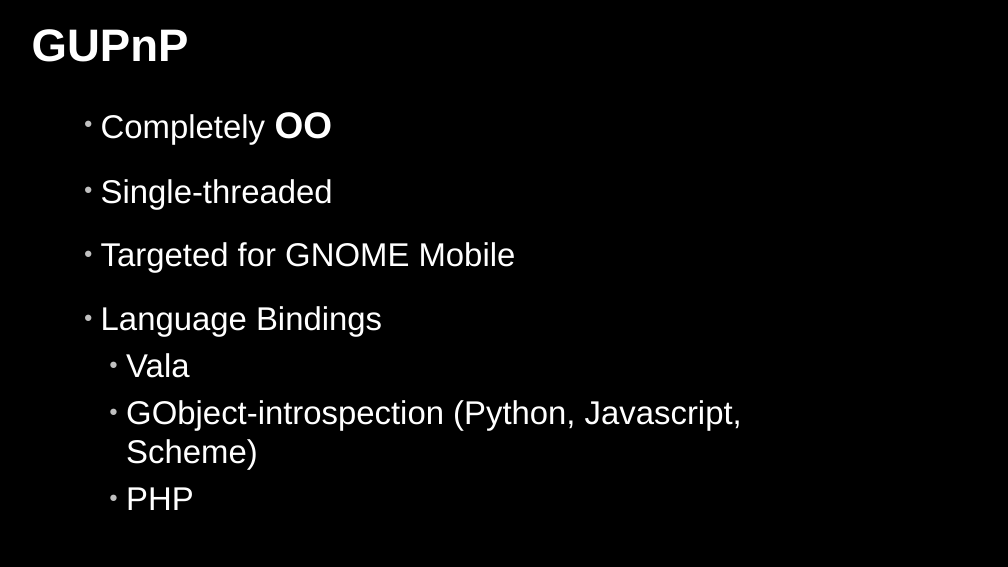
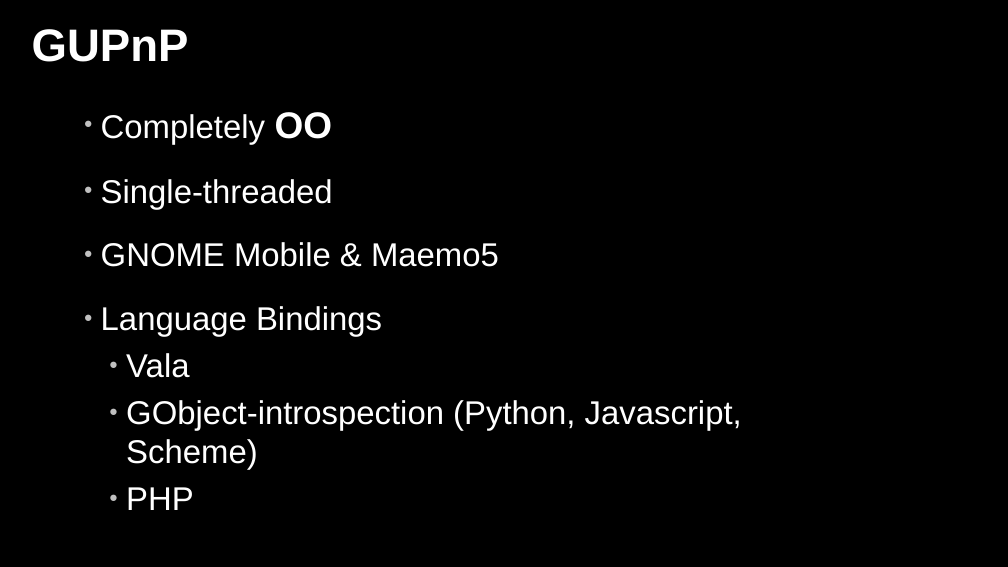
Before and after one commit to zeenix/rygel-presentation-2009, a slide deck: slide 7 of slides.odp. Drawn at 1008x567 pixels with LibreOffice and Linux fonts; fonts in the diff are those of the drawing; background and template pictures are left out. Boxes give left, top, right and bottom in pixels: in the first picture for what was removed or moved away, otherwise in the second. Text is boxed around its words. In the diff, an @@ line names an element or a change of style, - is before the commit and + after.

Commit message:
Mention Maemo5 in GUPnP slide

```diff
--- a/slides.odp
+++ b/slides.odp
@@ text at [101, 242, 499, 267]: text changed @@
-● Targeted for GNOME Mobile
+● GNOME Mobile & Maemo5
```
